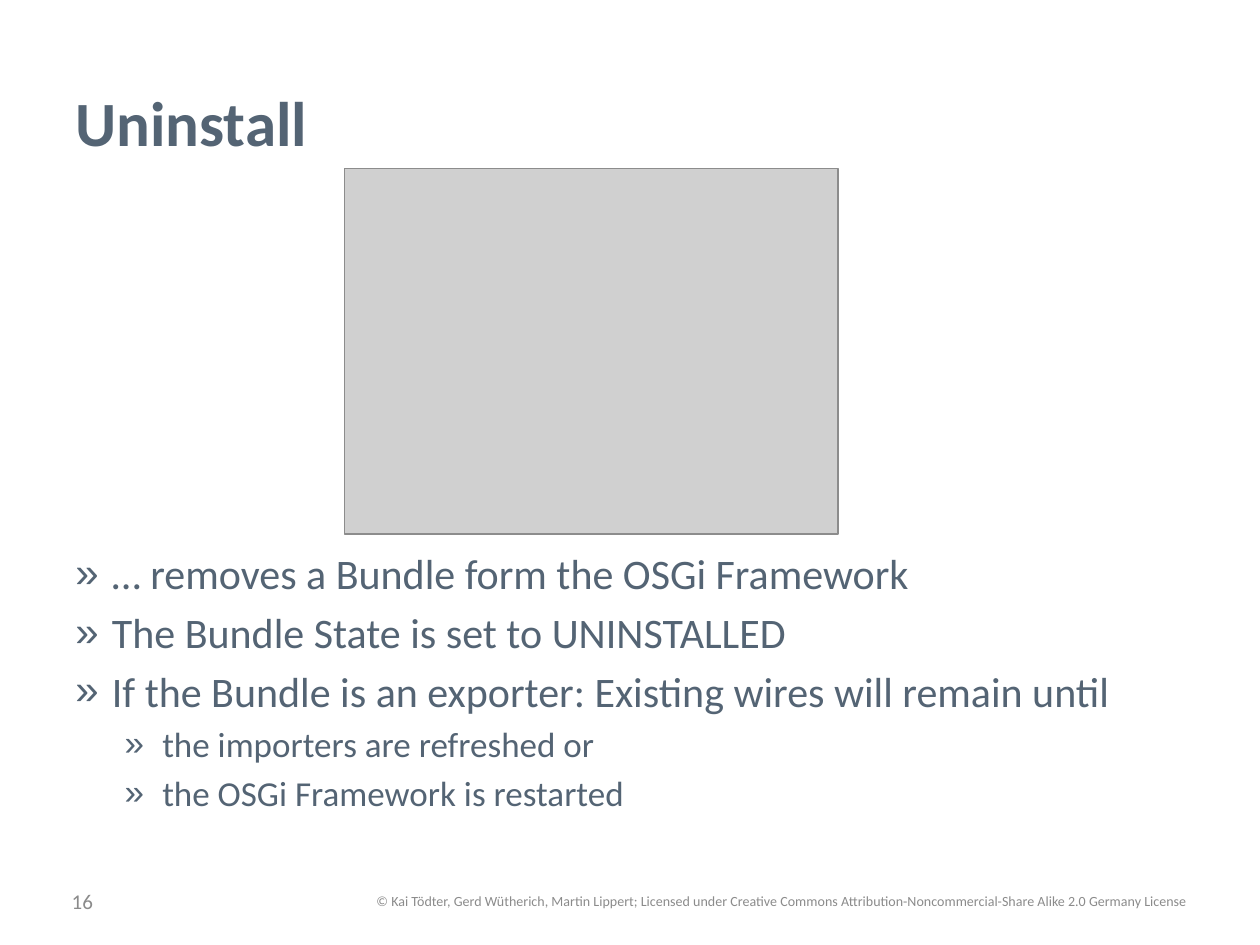
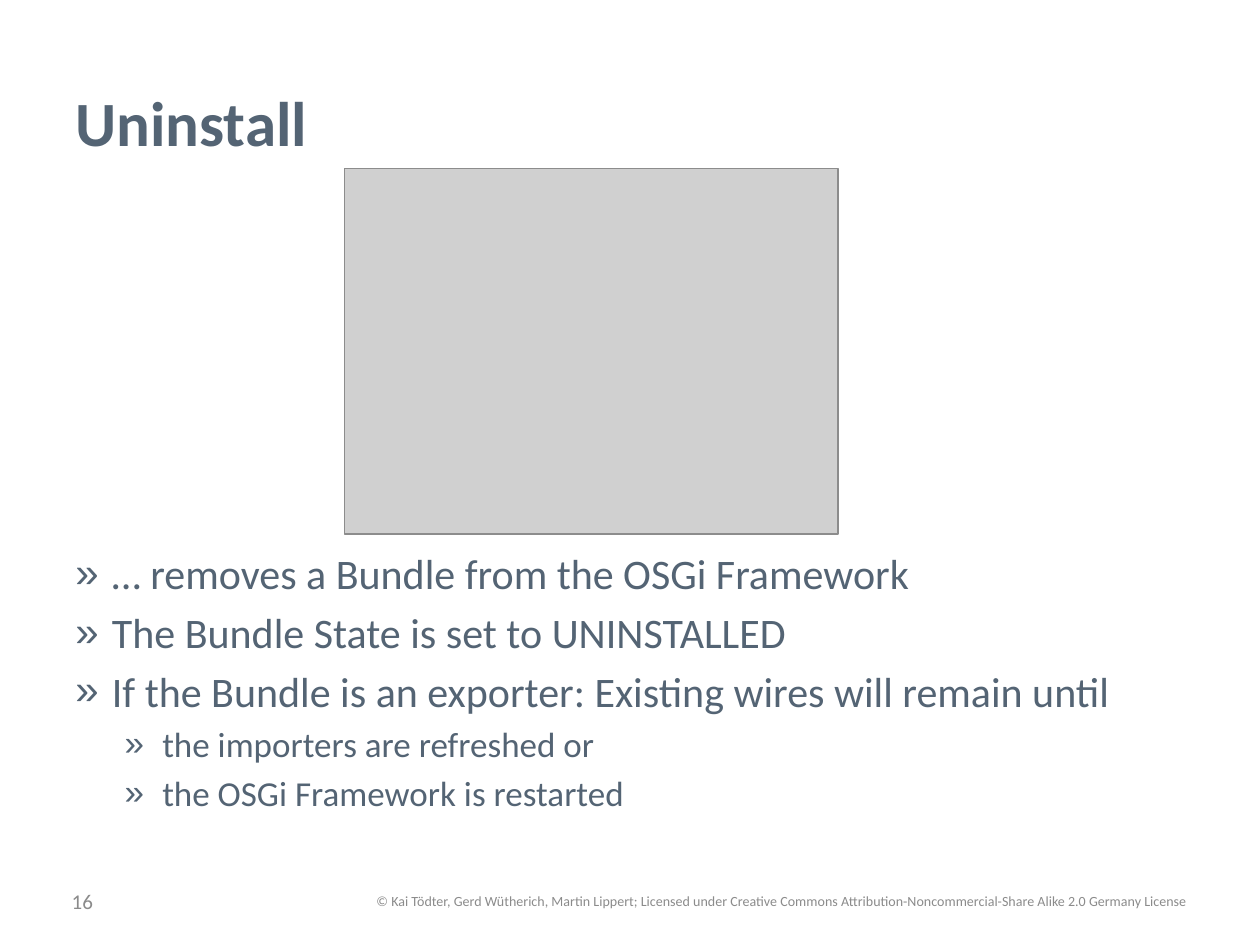
Before and after one commit to osgi-forks/osgi-person-manager, a slide deck: slide 16 of presentations/Patterns and Best Practices for dynamic OSGi Applications.pptx. Drawn at 1260x945 pixels with LibreOffice and Linux fonts; fonts in the diff are those of the drawing; grey boxes stand for pictures; background and template pictures are left out. Boxes give left, top, right and bottom in pixels: in the first picture for what was removed or moved away, otherwise in the second. Text is boxed around its words. In the diff, an @@ line names an element or a change of style, - is before the commit and + after.

```diff
--- a/presentations/Patterns and Best Practices for dynamic OSGi Applications.pptx
+++ b/presentations/Patterns and Best Practices for dynamic OSGi Applications.pptx
@@ text at (150,560,909,590): text changed @@
-» … removes a Bundle form the OSGi Framework
+» … removes a Bundle from the OSGi Framework
```
Also in this commit, not shown: 11 other slides changed.
